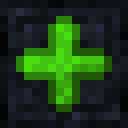
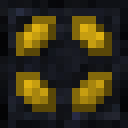
The second 128 x 128 image is a revision of the first. Changes to its layers:
added group "jump" with 2 layers above "grab" over [left=16, top=16, right=112, bottom=112]
added layer "Layer 2" in group "jump" over [left=16, top=16, right=112, bottom=112]
moved "lime_dye copy" into group "grab" over [left=16, top=16, right=112, bottom=112]
added group "plate" with 11 layers over [left=16, top=16, right=112, bottom=112]
moved "black_concrete" (1st of 2, in "plate") into group "plate" over [left=16, top=16, right=112, bottom=112]
moved "black_concrete" (2nd of 2, in "plate") into group "plate" over [left=16, top=16, right=112, bottom=112]
moved "basalt_top" into group "plate" over [left=16, top=16, right=112, bottom=112]
moved "Layer 1" into group "plate" over [left=16, top=16, right=112, bottom=112]
